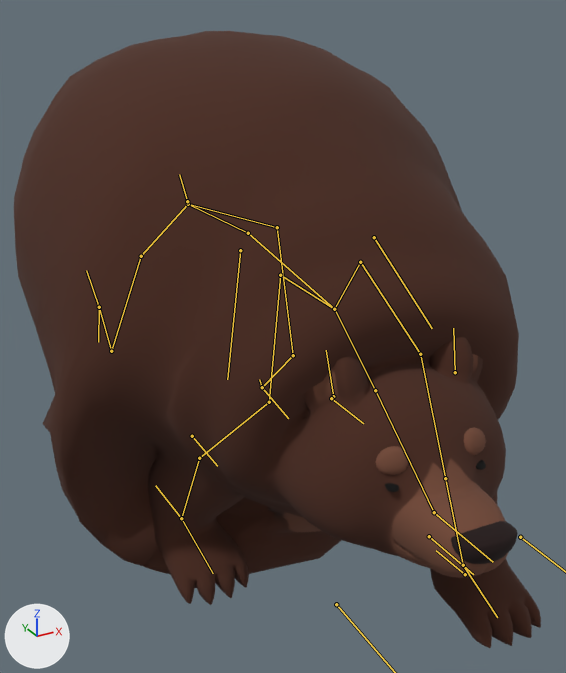
Before and after pictures for a commit that changed the Blender file Assets/Graphics/Animations/Bear combined mirror.blend.
Both versions are drawn from a 50 mm camera at (-4.81, -7.75, 4.59) aimed at (0.23, 1.41, 0.01). Every picture has the same lights, and +X, +Y and +Z are marked at lower left. Both versions are drawn at frame 0 of the action 'Run2'; the numbers are the values there. The bones that bend it are drawn over the model as lines.
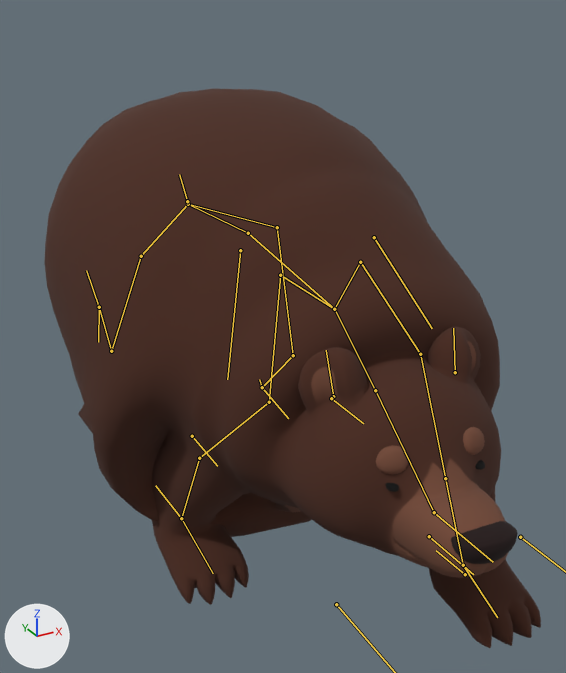
What differs and where, as boxes (x1, y1, x2, y2) in the pictures (566 x 673 px):
'Plane.004', posed (9% shorter)
    before: (14, 31, 541, 648)
    after: (44, 89, 541, 648)

The edits, one by one:
Bone 'Skinny' (bone_skinny) moves from (0.0, 0.0, 0.0) to (0.0, 0.5, 0.0).
